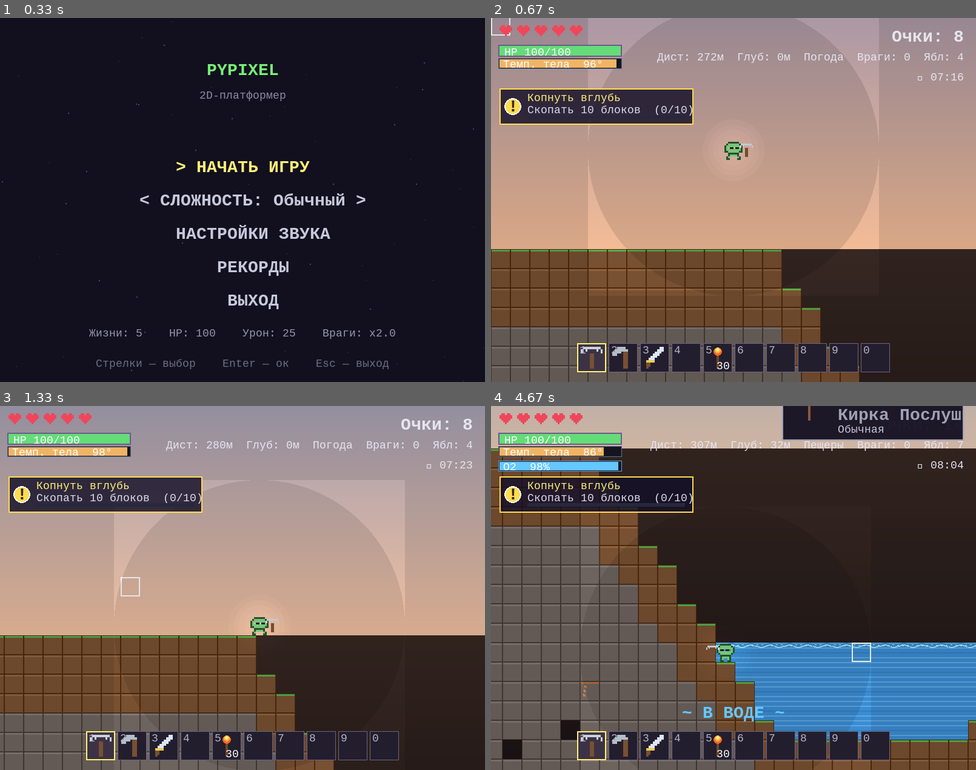
Above: before the commit, frames 1-4 (two rows, left to right).
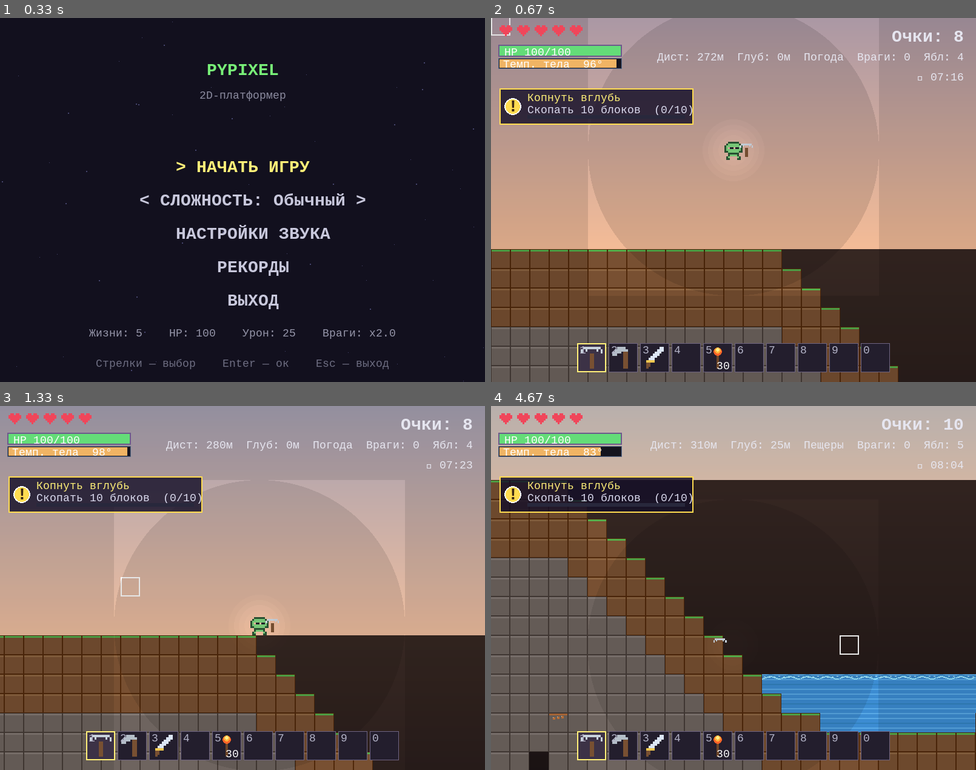
Above: after the commit, the same moments.

Repository: Folombas/PyGame2026
Game: pygame game, started from PyPixel/main.py
The game is run twice, just before and just after one commit, with the same random seed, the same clock (stepped at 60 frames per second) and the same inputs.
Inputs (mouse positions are in pixels of both pictures, inside the frame that each line leads up to):
- Up to frame 1 (0.33 s): no input
- Up to frame 2 (0.67 s): tap Space at 0.33 s
- Up to frame 3 (1.33 s): tap A at 0.67 s; hold Right from 1 s (still down); hold D from 1 s (still down); move the mouse to (126, 591) at 1.03 s
- Up to frame 4 (4.67 s): release Right at 1.47 s; release D at 1.47 s; hold Up 1.5-1.8 s; hold W 1.5-1.8 s; move the mouse to (583, 533) at 1.53 s; hold Right 1.83-2.3 s; hold D 1.83-2.3 s; move the mouse to (912, 715) at 1.87 s; hold Left 2.33-2.87 s; hold A 2.33-2.87 s; move the mouse to (607, 453) at 2.37 s; hold Left 2.9-3.3 s; hold A 2.9-3.3 s; move the mouse to (617, 515) at 2.93 s; hold Up 3.33-3.7 s; hold W 3.33-3.7 s; move the mouse to (738, 624) at 3.37 s; hold Right 3.73-4.37 s; hold D 3.73-4.37 s; move the mouse to (718, 526) at 3.77 s; hold Left from 4.4 s (still down); hold A from 4.4 s (still down); move the mouse to (859, 646) at 4.43 s

Frame 1 is identical in both runs. In frame 2, 1.4% of the frame differs, in the area x 60-84%, y 69-100%; in frame 3, 1.5%; in frame 4, 32%, in the area x 0-100%, y 0-100%.

Commit message:
Fix drowning: strong swim-up, jump out of water, gentler lake banks

Diff:
--- a/PyPixel/player.py
+++ b/PyPixel/player.py
@@ -159,19 +159,33 @@
         self._check_water(world)
 
         if self.in_water:
-            # --- ПЛАВАНИЕ: W/S/A/D + Space ---
+            # --- ПЛАВАНИЕ ---
             keys = getattr(self, "keys", None)
+            # Просто стоим в воде — не тонем
+            self.vel_y *= 0.85   # затухание
             if keys:
                 if keys[pygame.K_UP] or keys[pygame.K_w] or keys[pygame.K_SPACE]:
-                    self.vel_y -= 0.55
-                    self.vel_y = max(self.vel_y, -3.0)
-                if keys[pygame.K_DOWN] or keys[pygame.K_s]:
-                    self.vel_y += 0.45
-                    self.vel_y = min(self.vel_y, 3.0)
-
-            self.vel_y += GRAVITY * 0.15
-            self.vel_y = min(self.vel_y, 2.5)
-            self.vel_x *= 0.90
+                    # Сильное всплытие
+                    self.vel_y = -4.5
+                elif keys[pygame.K_DOWN] or keys[pygame.K_s]:
+                    # Ныряем
+                    self.vel_y = 3.0
+                else:
+                    # Медленно тонем
+                    self.vel_y += 0.15
+
+            self.vel_y = max(-5.0, min(4.0, self.vel_y))
+            self.vel_x *= 0.88
+
+            # Выход из воды на берег: если сверху есть воздух и игрок жмёт прыжок
+            if keys and (keys[pygame.K_SPACE] or keys[pygame.K_UP] or keys[pygame.K_w]):
+                # проверяем есть ли твёрдый блок прямо над водой
+                cx = self.rect.centerx // TILE_SIZE
+                head_ty = (self.rect.top - 4) // TILE_SIZE
+                if world.get_block(cx, head_ty) == AIR:
+                    # наверху воздух — выпрыгиваем
+                    self.vel_y = JUMP_POWER
+                    self.in_water = False
         else:
             if self.jump_held and self.vel_y < 0:
                 self.vel_y += GRAVITY * 0.45
--- a/PyPixel/world.py
+++ b/PyPixel/world.py
@@ -41,18 +41,21 @@
     (50, 80, 40),
     # ЛУГ СО СПАВНОМ (80-88)
     (80, 88, 40),
-    # ПЛАВНЫЙ СПУСК В ОЗЕРО (88-96)
-    (88, 90, 43), (90, 92, 46), (92, 94, 49), (94, 96, 52),
-    # ОЗЕРО — ДНО (96-108), вода 50-55
-    (96, 108, 55),
-    # ПОДЪЁМ ИЗ ОЗЕРА (108-114)
-    (108, 110, 51), (110, 112, 46), (112, 114, 42),
+    # ПОЛОГИЙ СПУСК В ОЗЕРО (88-100)
+    (88, 90, 42), (90, 92, 44), (92, 94, 46), (94, 96, 48),
+    (96, 98, 50), (98, 100, 52),
+    # ОЗЕРО — ДНО (100-110), вода 50-53
+    (100, 110, 53),
+    # ПОЛОГИЙ ПОДЪЁМ (110-122)
+    (110, 112, 51), (112, 114, 49), (114, 116, 47),
+    (116, 118, 45), (118, 120, 43), (120, 122, 41),
     # ДЕРЕВНЯ (114-128)
     (114, 128, 40),
-    # ВТОРОЕ ОЗЕРО (128-152) — глубже
-    (128, 130, 43), (130, 132, 47),
-    (132, 148, 57),
-    (148, 150, 47), (150, 152, 43),
+    # ВТОРОЕ ОЗЕРО — с пологими берегами (128-156)
+    (128, 130, 42), (130, 132, 44), (132, 134, 46),
+    (134, 136, 48), (136, 138, 50),
+    (138, 148, 55),
+    (148, 150, 50), (150, 152, 48), (152, 154, 46), (154, 156, 42),
     # ОКЕАН (152-232)
     (152, 156, 50), (156, 162, 60), (162, 170, 80),
     (170, 180, 100), (180, 220, 125),
